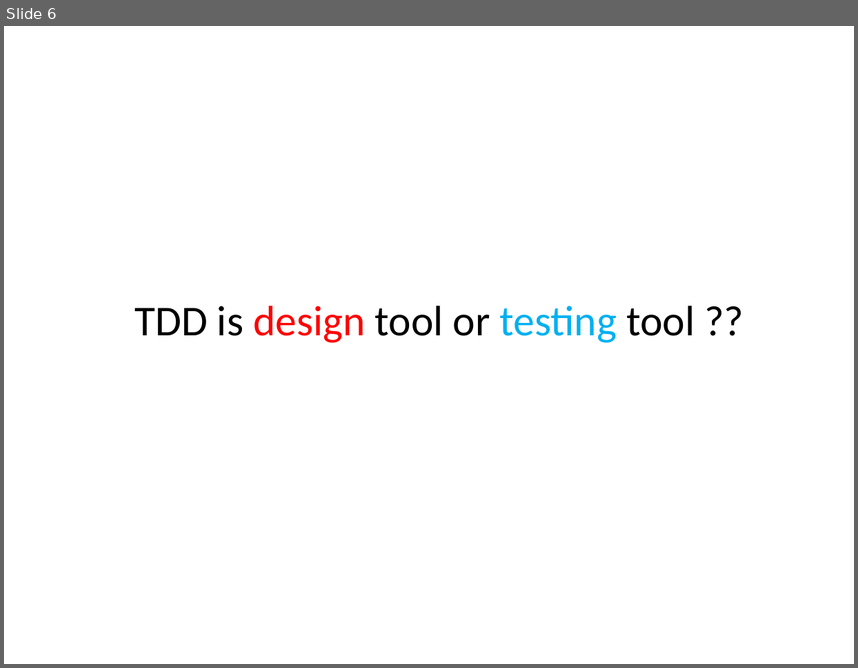
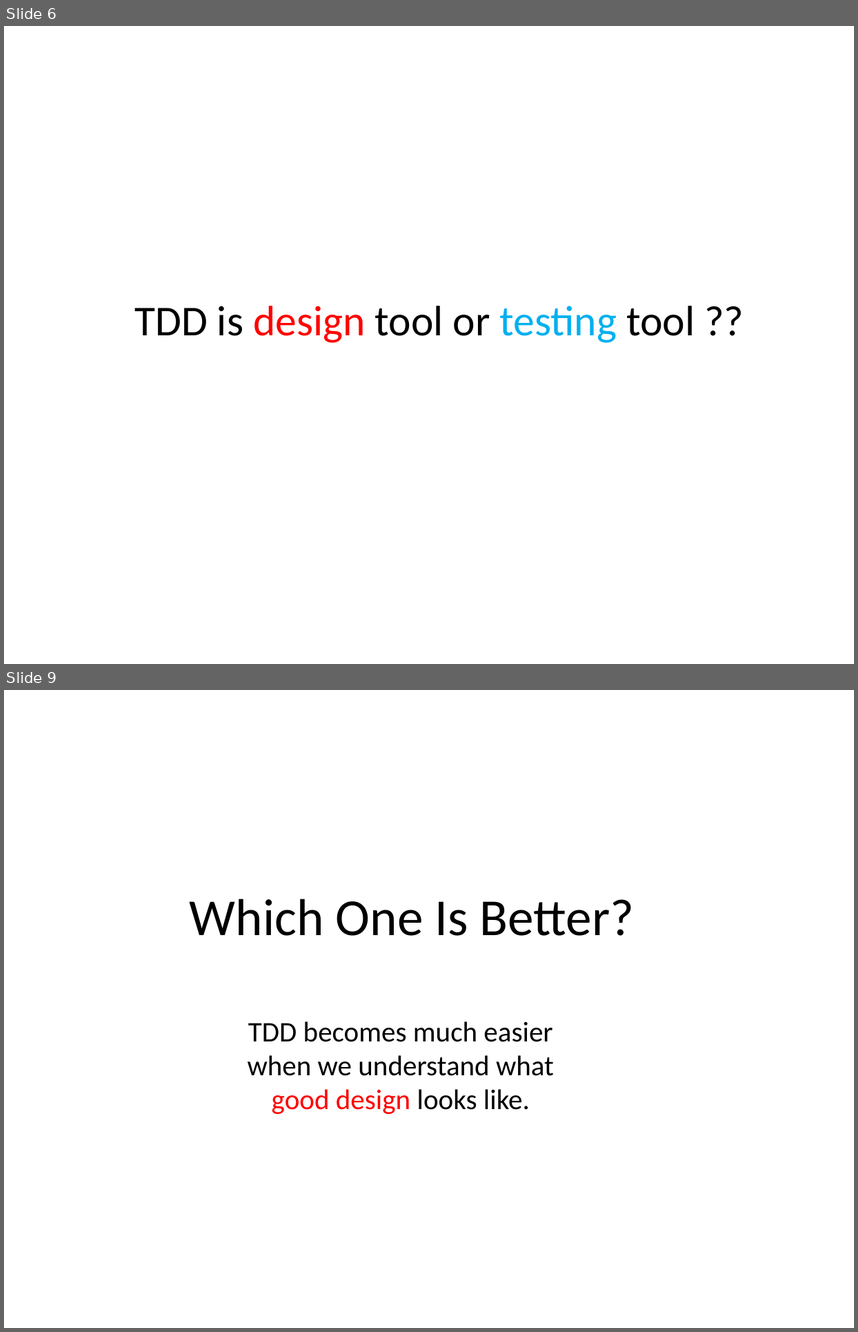
Before and after one commit to feedfood/TDD, a slide deck: Documents/TDD Hands-On 1 .pptx. Shown one above the other, each under a label of ours: slide 6 before the commit, slides 6 and 9 after it; the slides between them are not shown. The pictures are 858x668 and 858x1332 pixels, drawn with LibreOffice and Linux fonts; fonts in the diff are those of the drawing. Boxes give left, top, right and bottom in pixels: in the first picture for what was removed or moved away, otherwise in the second. Text is boxed around its words. In the diff, an @@ line names an element or a change of style, - is before the commit and + after.

```diff
--- a/Documents/TDD Hands-On 1 .pptx
+++ b/Documents/TDD Hands-On 1 .pptx
@@ slide 9 added at (x1=4, y1=690, x2=854, y2=1328), background #FFFFFF @@
@@ text added at (x1=190, y1=898, x2=634, y2=936), 44 pt, text #000000 @@
+Which One Is Better?
@@ text added at (x1=248, y1=1021, x2=554, y2=1114), 24 pt, text #000000 @@
+TDD becomes much easier when we understand what good design looks like.
```
Also in this commit, not shown: 1 slide changed, 4 other slides added, 1 slide removed.
